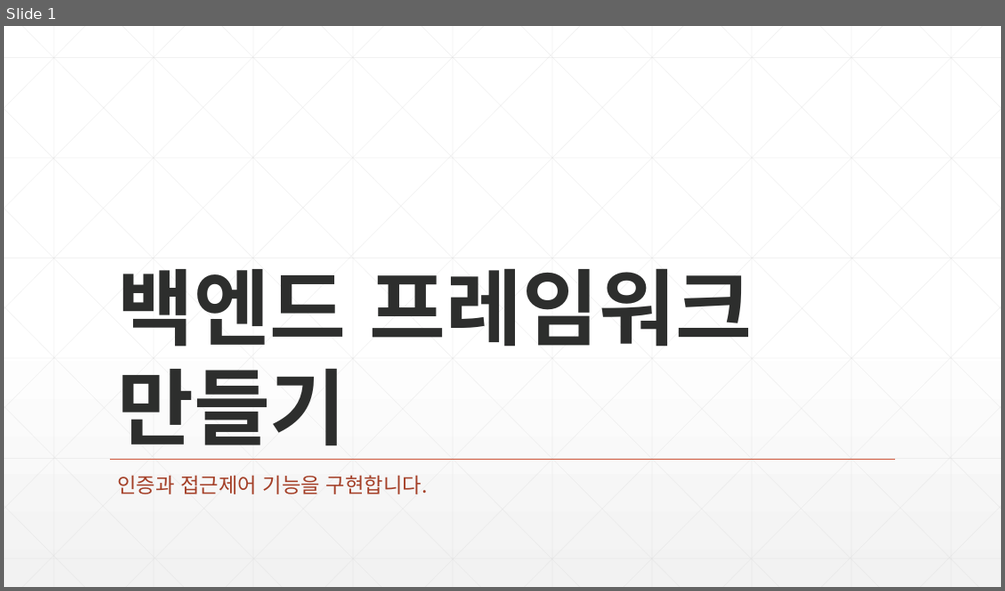
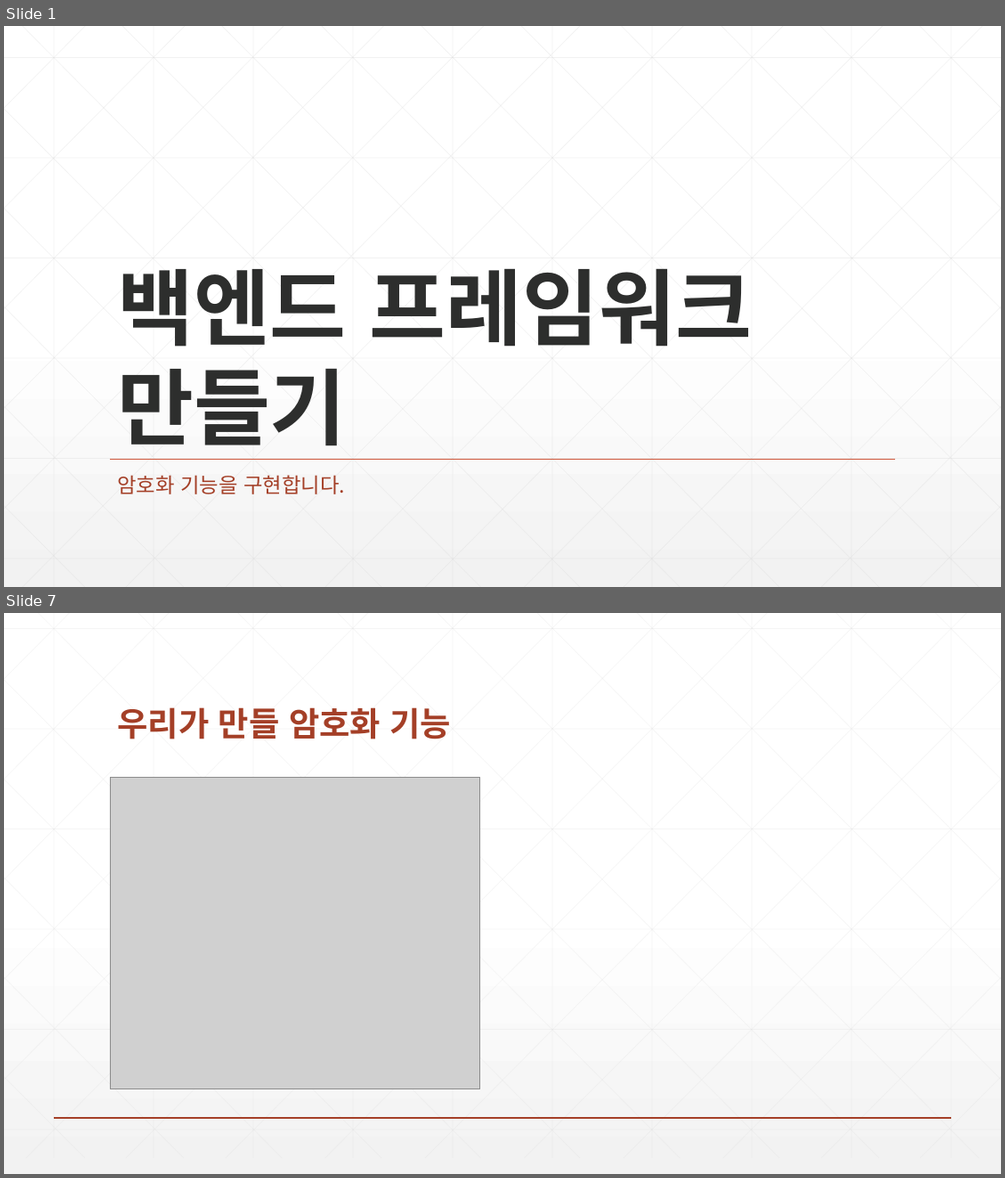
Before and after one commit to zeroshift01/code5, a slide deck: inflearn06/doc/교재.pptx. Shown one above the other, each under a label of ours: slide 1 before the commit, slides 1 and 7 after it; the slides between them are not shown. The pictures are 1005x591 and 1005x1178 pixels, drawn with LibreOffice and Linux fonts; fonts in the diff are those of the drawing; grey boxes stand for pictures. Boxes give left, top, right and bottom in pixels: in the first picture for what was removed or moved away, otherwise in the second. Text is boxed around its words. In the diff, an @@ line names an element or a change of style, - is before the commit and + after.

```diff
--- a/inflearn06/doc/교재.pptx
+++ b/inflearn06/doc/교재.pptx
@@ slide 7 added at [4,613,1001,1174], background gradient #FFFFFF to #F2F2F2 @@
@@ title added at [117,707,452,739], 32 pt, text #A43F27, bold @@
+우리가 만들 암호화 기능
@@ picture added at [110,778,480,1089] @@
@@ group added at [4,613,1001,1159]: 46 lines @@
@@ line added from (54, 1118) to (952, 1118), #A43F27 1 pt @@
@@ slide 1 changed as well @@
@@ subtitle at [117,475,345,494]: text changed @@
-인증과 접근제어 기능을 구현합니다.
+암호화 기능을 구현합니다.
```
Also in this commit, not shown: 5 other slides added, 5 slides removed.
